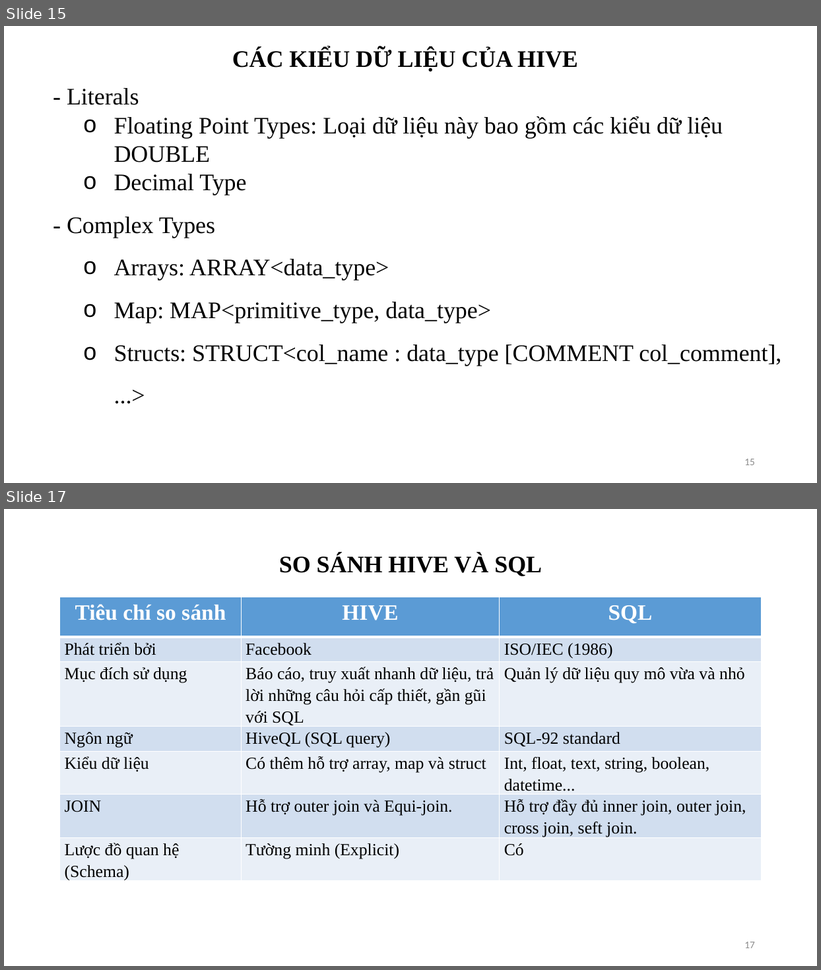
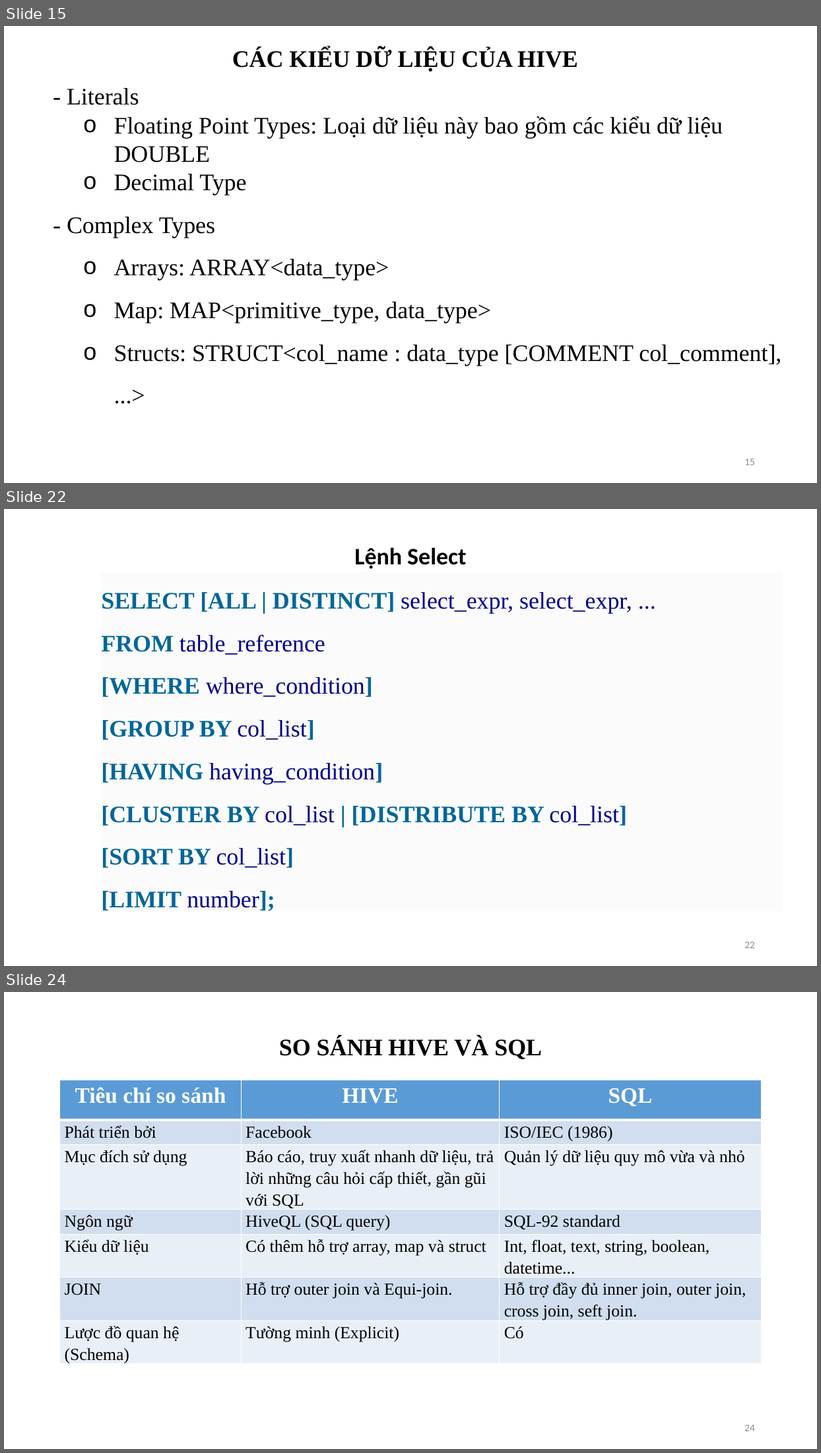
Before and after one commit to DiepMyDung/1212048_1212060_1212354_Seminar_Hive, a slide deck: Final.pptx. Shown one above the other, each under a label of ours: slides 15 and 17 before the commit, slides 15, 22 and 24 after it; the slides between them are not shown. The pictures are 821x970 and 821x1453 pixels, drawn with LibreOffice and Linux fonts; fonts in the diff are those of the drawing. Boxes give left, top, right and bottom in pixels: in the first picture for what was removed or moved away, otherwise in the second. Text is boxed around its words. In the diff, an @@ line names an element or a change of style, - is before the commit and + after.

```diff
--- a/Final.pptx
+++ b/Final.pptx
@@ slide 22 added at <box>4,509,817,966</box>, background #FFFFFF @@
@@ title added at <box>354,547,466,569</box>, 28 pt, text #000000, bold @@
+Lệnh Select
@@ text added at <box>101,592,632,912</box>, 28 pt, text #000088 @@
+SELECT [ALL | DISTINCT] select_expr, select_expr, ...
+FROM table_reference
+[WHERE where_condition]
+[GROUP BY col_list]
+[HAVING having_condition]
+[CLUSTER BY col_list | [DISTRIBUTE BY col_list]
+[SORT BY col_list]
+[LIMIT number];
@@ page number added at <box>745,942,755,949</box>, 12 pt, text #8C8C8C @@
+22
@@ what was slide 17 is now slide 24 @@
@@ page number at <box>745,1425,755,1432</box>: text changed @@
-17
+24
```
Also in this commit, not shown: 3 slides changed, 6 other slides added.
